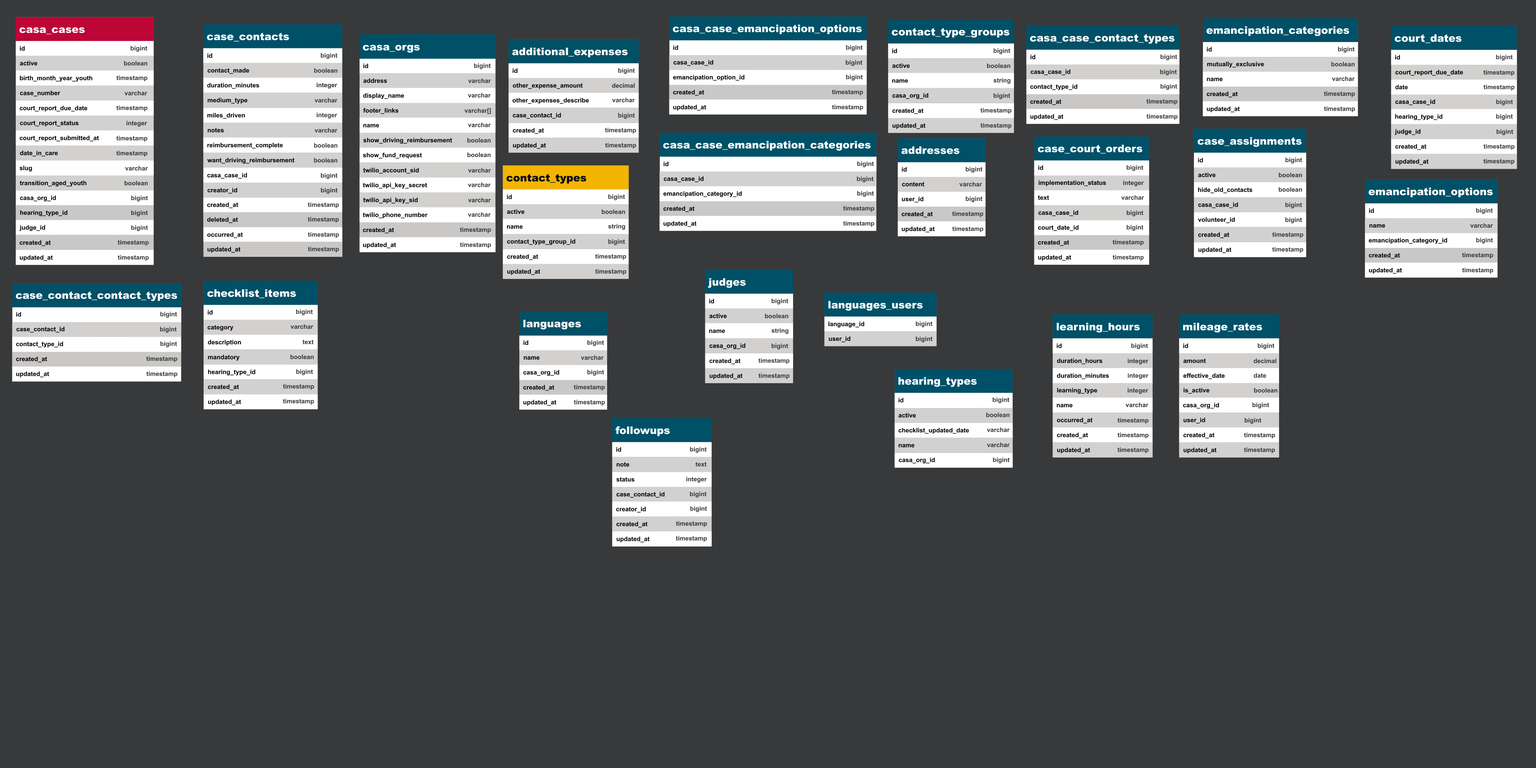
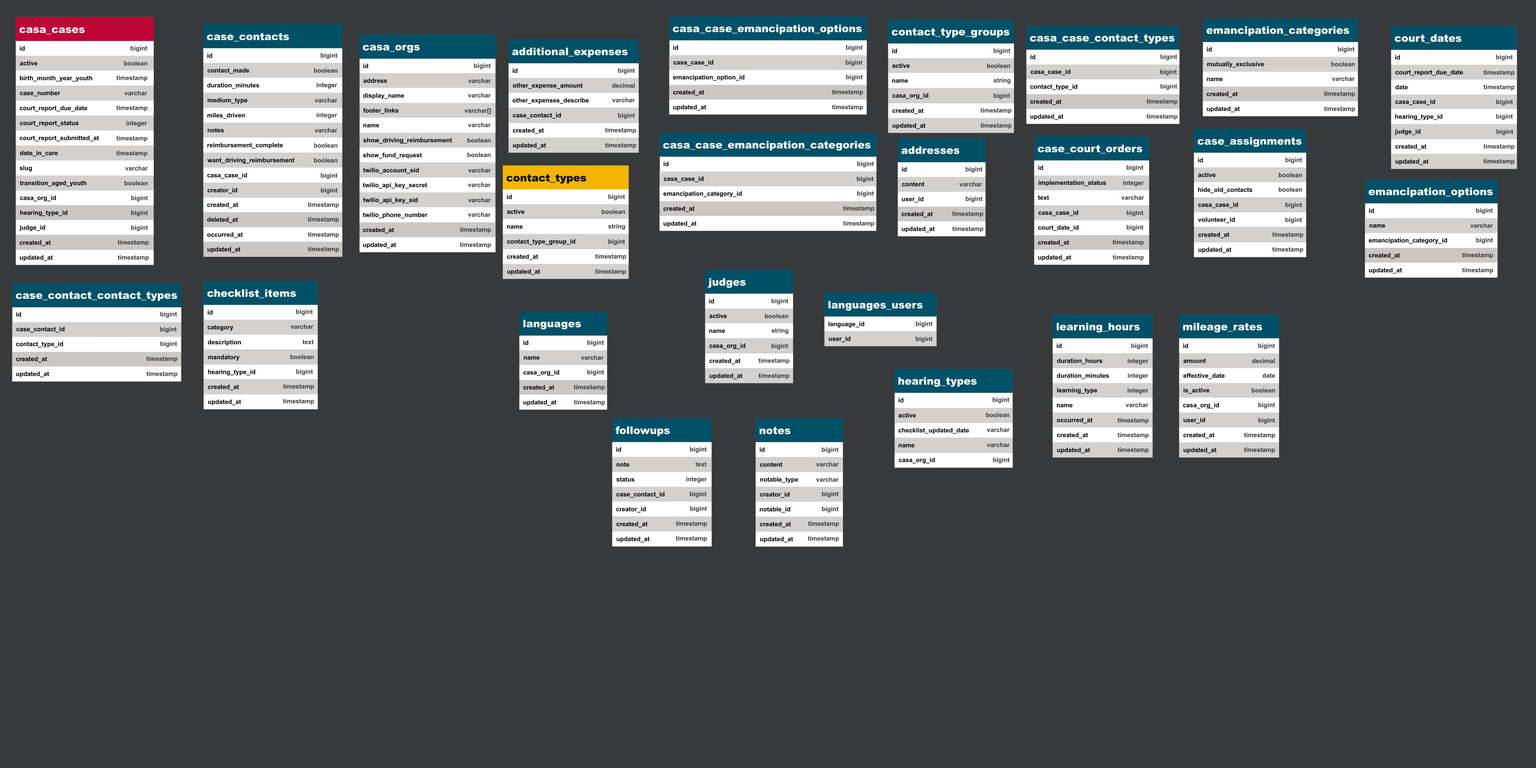
The second 1536×768 image is a revision of the first. Changes to its layers:
pixels changed over [22, 26, 1518, 547] (layer not identified)
